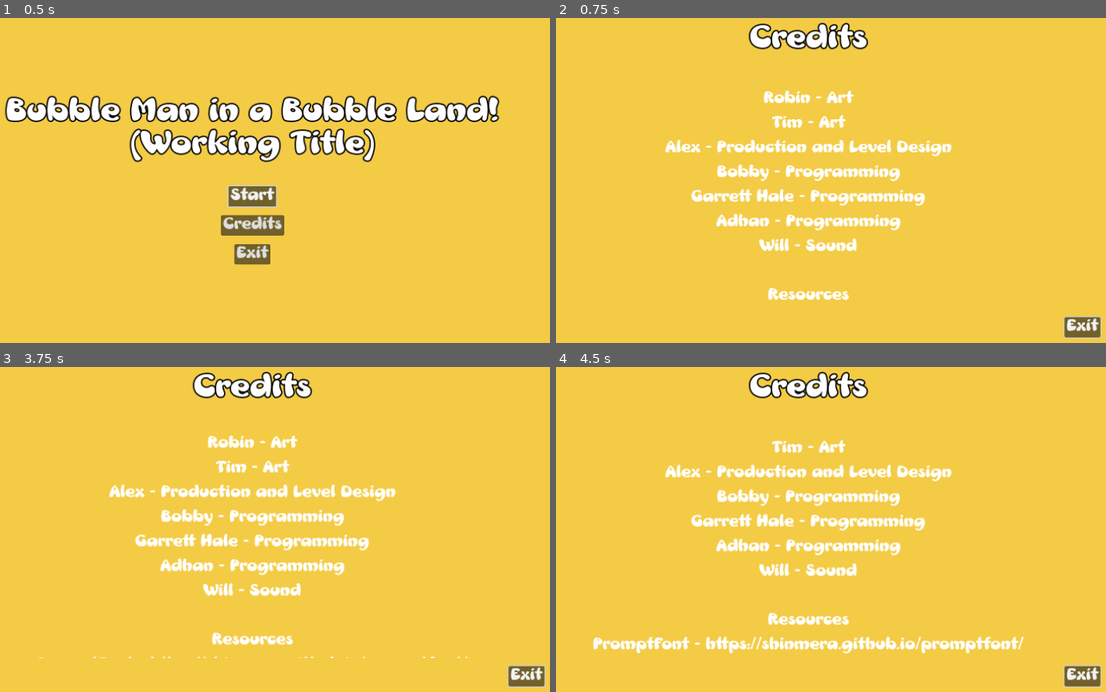
Above: before the commit, frames 1-4 (two rows, left to right).
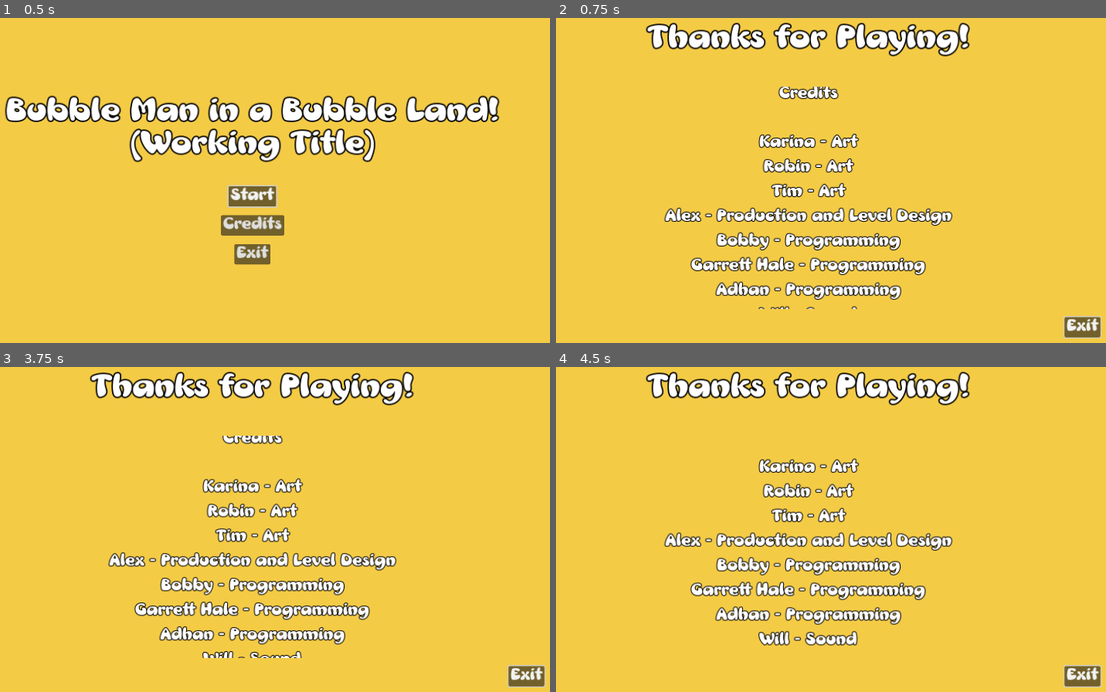
Above: after the commit, the same moments.

Repository: Gertkeno/GGJ2025
Game: Godot game, scene res://main_menu.tscn
The game is run twice, just before and just after one commit, with the same random seed, the same clock (stepped at 60 frames per second) and the same inputs.
Inputs (mouse positions are in pixels of both pictures, inside the frame that each line leads up to):
- Up to frame 1 (0.5 s): no input
- Up to frame 2 (0.75 s): click "Credits" at 0.5 s
- Up to frame 3 (3.75 s): move the mouse to (390, 513) at 1.27 s; press the mouse at (390, 513) at 1.28 s; hold Right (right) 1.28-2 s; release the mouse at (390, 513) at 2 s; drag from (126, 545) to (220, 597) at 2.02 s; move the mouse to (313, 454) at 2.77 s; press the mouse at (313, 454) at 2.78 s; hold Right (right) 2.78-3.5 s; release the mouse at (313, 454) at 3.5 s; drag from (220, 597) to (66, 477) at 3.52 s
- Up to frame 4 (4.5 s): move the mouse to (996, 581) at 4.27 s; press the mouse at (996, 581) at 4.28 s; hold Left (left) from 4.28 s (still down)

Frame 1 is identical in both runs. In frame 2, 14% of the frame differs, in the area x 16-76%, y 1-90%; in frame 3, 14%; in frame 4, 16%, in the area x 6-85%, y 1-89%.

Commit message:
Complete credits screen

Diff:
--- a/Menus/credit_entry.tres
+++ b/Menus/credit_entry.tres
@@ -3,5 +3,9 @@
 [ext_resource type="FontFile" uid="uid://bavfrwdoykxp" path="res://Menus/MrsBeasley/Mrs Beasley.ttf" id="1_4col7"]
 
 [resource]
+Label/constants/outline_size = 6
 Label/font_sizes/font_size = 32
 Label/fonts/font = ExtResource("1_4col7")
+RichTextLabel/constants/outline_size = 6
+RichTextLabel/font_sizes/normal_font_size = 32
+RichTextLabel/fonts/normal_font = ExtResource("1_4col7")
--- a/Menus/credits_menu.gd
+++ b/Menus/credits_menu.gd
@@ -17,7 +17,7 @@
 
 # Called when the node enters the scene tree for the first time.
 func _ready() -> void:
-	#set_end_level_stats([AnimalDescriptor.new("test", Color.ALICE_BLUE, AnimalDescriptor.Type.NEUTRAL)], 20.0)
+	#set_end_level_stats([AnimalDescriptor.new("test", Color.RED, AnimalDescriptor.Type.NEUTRAL)], 20.0)
 	start_credits()
 
 
@@ -67,7 +67,7 @@
 
 func _build_credits() -> void:
 	if score < 0:
-		score_display.text = "Credits"
+		score_display.text = "Thanks for Playing!"
 	else:
 		score_display.text = "Congratulations you scored %d points" % score
 
@@ -82,6 +82,28 @@
 
 		credits_container.add_child(credit_node)
 
+	if len(creature_list) > 0:
+		var creature_title = Label.new()
+
+		creature_title.text = "Creatures Caught"
+		creature_title.horizontal_alignment = HORIZONTAL_ALIGNMENT_CENTER
+		creature_title.theme = credit_theme
+		credits_container.add_child(creature_title)
+
+	for animal in creature_list:
+		var creature_title = RichTextLabel.new()
+		var creature_text = "[center]%s: [color=%x]%s type[/color][/center]" % [animal.name, animal.color.to_rgba32(), AnimalDescriptor.Type.keys()[animal.type]]
+		print(creature_text)
+		creature_title.text = creature_text
+		creature_title.bbcode_enabled = true
+		creature_title.theme = credit_theme
+		creature_title.fit_content = true
+		credits_container.add_child(creature_title)
+
+	call_deferred("_reset_position")
+
+
+func _reset_position() -> void:
 	credits_container.position.y = 0
 
 
